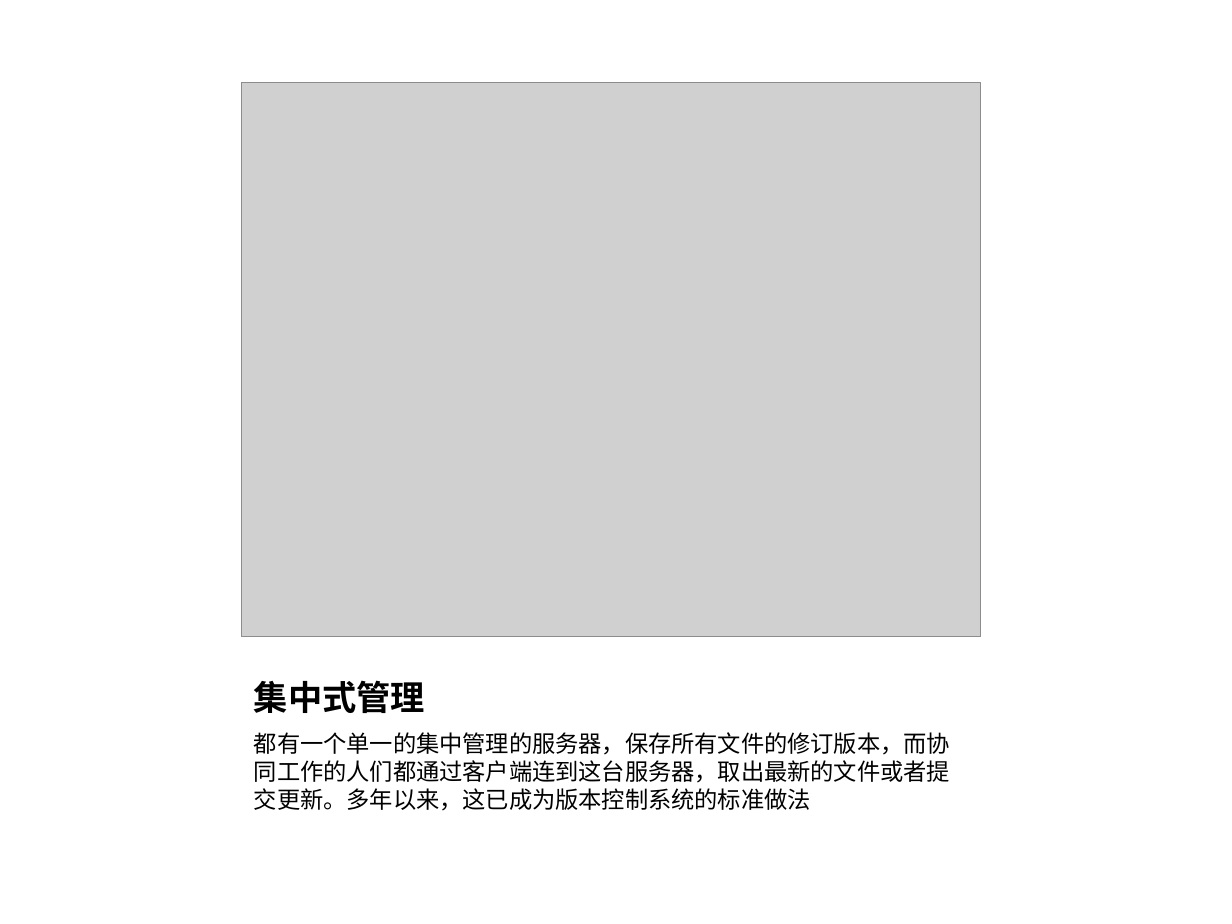
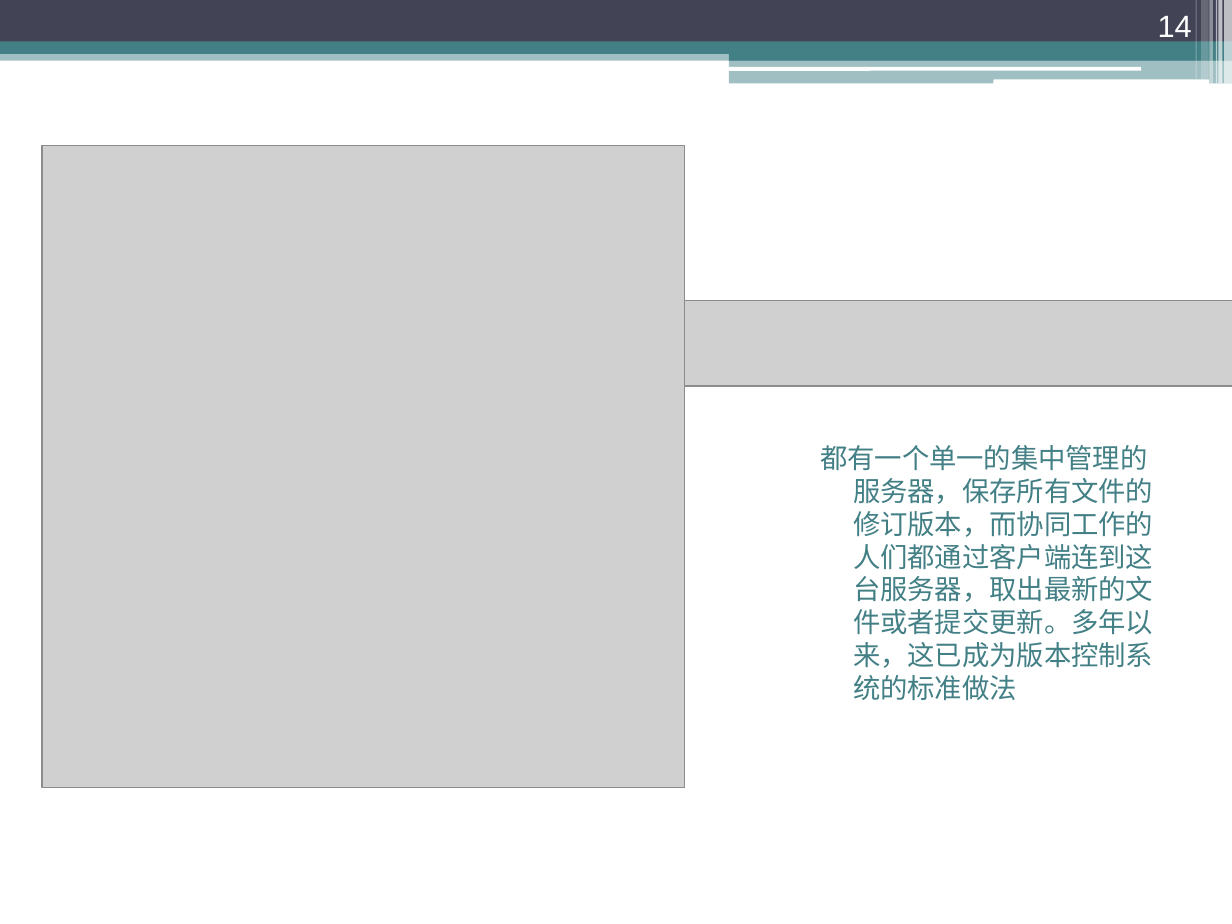
Before and after one commit to Lyon-NEU/Git, a slide deck: slide 14 of git.ppt (slide 8 before the commit). Drawn at 1232x924 pixels with LibreOffice and Linux fonts; fonts in the diff are those of the drawing; grey boxes stand for pictures. Boxes give left, top, right and bottom in pixels: in the first picture for what was removed or moved away, otherwise in the second. Text is boxed around its words. In the diff, an @@ line names an element or a change of style, - is before the commit and + after.

```diff
--- a/git.ppt
+++ b/git.ppt
@@ rectangle added at [0, 0, 1232, 42], fill #424456 @@
@@ page number added at [1158, 16, 1192, 37], 18 pt, text #FFFFFF @@
+14
@@ rectangle added at [1195, 0, 1196, 79], fill #FFFFFF at 30% opacity @@
@@ rectangle added at [1201, 0, 1209, 79], fill #FFFFFF at 20% opacity @@
@@ rectangle added at [1210, 0, 1214, 84], fill #FFFFFF at 40% opacity @@
@@ rectangle added at [1216, 0, 1217, 84], fill #FFFFFF at 60% opacity @@
@@ rectangle added at [1218, 0, 1222, 84], fill #FFFFFF at 65% opacity @@
@@ rectangle added at [1225, 0, 1232, 84], fill #FFFFFF at 65% opacity @@
@@ rectangle added at [0, 49, 1232, 60], fill #438086 at 50% opacity @@
@@ rectangle added at [0, 42, 1232, 54], fill #438086 @@
@@ rectangle added at [729, 48, 1232, 60], fill #438086 @@
@@ rectangle added at [729, 59, 1232, 84], fill #438086 at 50% opacity @@
@@ rounded rectangle added at [728, 67, 1141, 70], fill #FFFFFF @@
@@ rounded rectangle added at [993, 79, 1209, 84], fill #FFFFFF @@
@@ picture added at [42, 145, 684, 787] @@
@@ picture: place and size @@
-picture at [241, 83, 981, 637]
+picture at [636, 301, 1232, 386]
@@ text "都有一个单一的集中管理的服务器，保存所有文件的修订版本，而协同工作的人们都通过客户端连到这台服务器，取出最新的文件或者提 ...": place and size @@
-text "都有一个单一的集中管理的服务器，保存所有文件的修订版本，而协同工作的人们都通过客户端连到这台服务器，取出最新的文件或者提 ..." at [254, 732, 950, 811]
+text "都有一个单一的集中管理的服务器，保存所有文件的修订版本，而协同工作的人们都通过客户端连到这台服务器，取出最新的文件或者提 ..." at [820, 445, 1153, 700]
@@ text "都有一个单一的集中管理的服务器，保存所有文件的修订版本，而协同工作的人们都通过客户端连到这台服务器，取出最新的文件或者提 ..." at [820, 445, 1153, 700]: size 13.6 to 16 pt, font Arial to TeX Gyre Schola, text colour #000000 to #438086; indent changed; less space between paragraphs @@
@@ title removed at [254, 680, 425, 713] @@
-集中式管理
```
Also in this commit, not shown: 16 other slides changed, 11 slides added, 5 slides removed, 4 other files.
